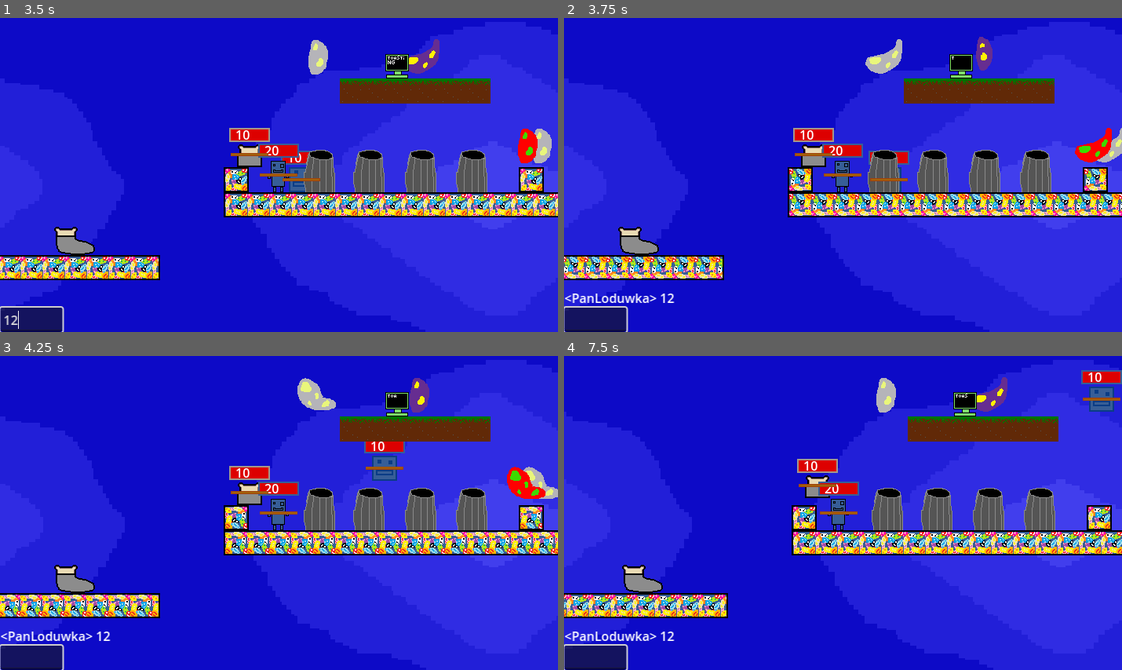
Above: before the commit, frames 1-4 (two rows, left to right).
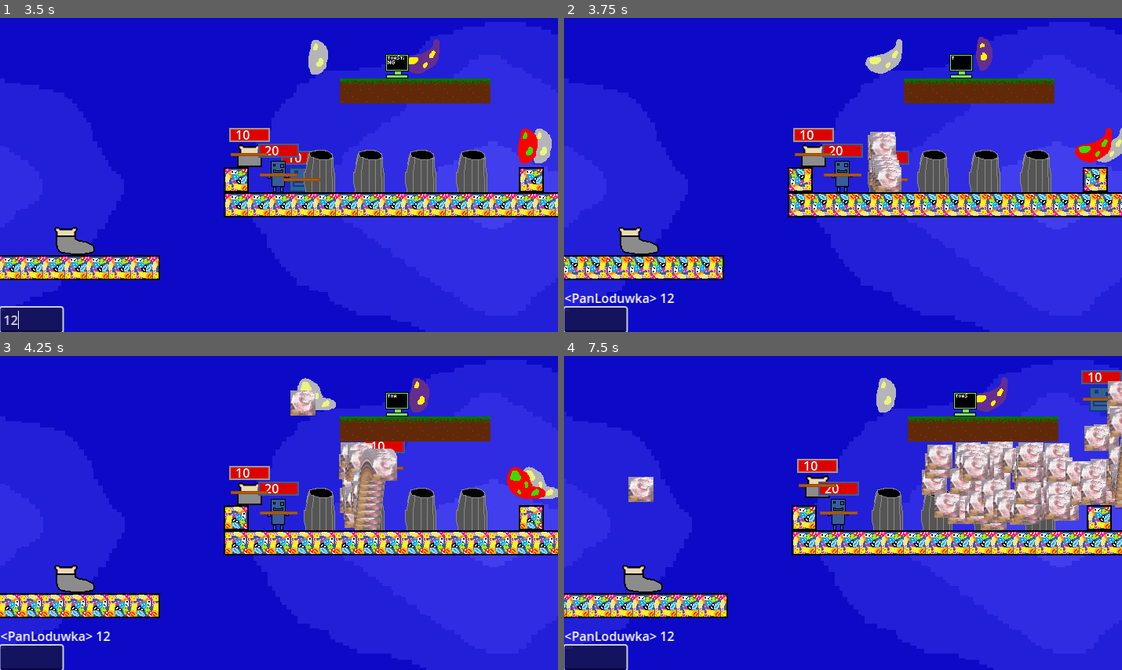
Above: after the commit, the same moments.

Repository: Ksawex4/Block-Jumper-Godot
Game: Godot game, scene res://Scenes/main_menu.tscn
Two runs of this game, one before a commit and one after it. Both use one fixed random seed, a clock stepped at 60 frames per second and the inputs below. Sound files missing from this copy of the repository are replaced by a short silence.
Inputs (mouse positions are in pixels of both pictures, inside the frame that each line leads up to):
- Up to frame 1 (3.5 s): click (33, 319) at 0.52 s; type "12" at 0.6 s; click (83, 156) at 1.25 s; click (78, 193) at 2 s; click (33, 319) at 2.77 s; type "12" at 2.85 s
- Up to frame 2 (3.75 s): tap Enter at 3.5 s; hold D from 3.53 s (still down); hold B from 3.53 s (still down)
- Up to frame 3 (4.25 s): keep holding D; keep holding B; tap W at 3.77 s
- Up to frame 4 (7.5 s): release B at 4.28 s; tap B at 4.35, 6.05 s; tap W at 4.52, 6.02, 6.77 s; release D at 5.03 s; hold A 5.03-5.78 s; hold B 5.03-5.78 s; tap J at 5.1 s; hold D 5.78-7.28 s; tap L at 5.85 s; hold B 6.53-7.28 s; tap I at 6.6 s; hold A from 7.28 s (still down); tap F at 7.35 s

Frame 1 is identical in both runs. In frame 2, 1.0% of the frame differs, in the area x 54-61%, y 36-56%; in frame 3, 2.6%; in frame 4, 9.2%, in the area x 11-100%, y 8-56%.

Commit message:
added Bouncy onurB

Diff:
--- /dev/null
+++ b/Scenes/Objects/bouncy_onurb.tscn
@@ -0,0 +1,17 @@
+[gd_scene load_steps=4 format=3 uid="uid://drblpgimtxb33"]
+
+[ext_resource type="Script" uid="uid://cthfqs5w5a4oh" path="res://Scripts/bouncy_onurb.gd" id="1_elovi"]
+[ext_resource type="Texture2D" uid="uid://dvh4pjq6wy4i7" path="res://Textures/Bouncy_onurB/Bouncy_onurB.png" id="2_rui0k"]
+
+[sub_resource type="RectangleShape2D" id="RectangleShape2D_iibyw"]
+size = Vector2(32, 32)
+
+[node name="Bouncy_onurB" type="CharacterBody2D"]
+collision_layer = 0
+script = ExtResource("1_elovi")
+
+[node name="Sprite2D" type="Sprite2D" parent="."]
+texture = ExtResource("2_rui0k")
+
+[node name="CollisionShape2D" type="CollisionShape2D" parent="."]
+shape = SubResource("RectangleShape2D_iibyw")
--- a/Scenes/Objects/smooth_camera.tscn
+++ b/Scenes/Objects/smooth_camera.tscn
@@ -11,6 +11,13 @@
 limit_right = 2147483647
 limit_bottom = 2147483647
 script = ExtResource("1_8ba7x")
+
+[node name="SpeedrunLabel" type="Label" parent="."]
+z_index = 2
+offset_left = -188.0
+offset_top = 149.0
+offset_right = -41.0
+offset_bottom = 202.0
 
 [node name="AchievementsLabel" type="RichTextLabel" parent="."]
 texture_filter = 1
--- a/Scripts/Global.gd
+++ b/Scripts/Global.gd
@@ -25,6 +25,10 @@
 var ChatInstantSend = 512
 var SolidBoxes = false
 var AchSound = "res://SoundEffects/souAch.wav"
+var timerF = 0
+var timerS = 0
+var timerM = 0
+var SpeedrunMode = false
 
 func _ready():
 	if FileAccess.file_exists("user://achievements.bj"):
@@ -33,14 +37,36 @@
 		Keys.LoadKeys()
 
 func _process(_delta: float) -> void:
+	if Input.is_action_just_pressed("SpeedrunTimerOn"):
+		timerF = 0
+		timerS = 0
+		timerM = 0
+		QuitToMenu()
+		playerAchievements = []
+		shownAchievements = []
+		SpeedrunMode = true
+
+
 	if Input.is_action_just_pressed("Quit"):
 		QuitToMenu()
 
 	if FencyHP <= 0 && PanLoduwkaHP <= 0 && ToastyHP <= 0:
 		QuitToMenu()
 
+	if Input.is_key_pressed(KEY_B):
+		var bouncy = load("res://Scenes/Objects/bouncy_onurb.tscn").instantiate()
+		if get_tree().current_scene.has_node("Fency"):
+			bouncy.position = get_tree().current_scene.get_node("Fency").position
+			get_tree().current_scene.add_child(bouncy)
+		elif get_tree().current_scene.has_node("PanLoduwka"):
+			bouncy.position = get_tree().current_scene.get_node("PanLoduwka").position
+			get_tree().current_scene.add_child(bouncy)
+		elif get_tree().current_scene.get_node("Toasty"):
+			bouncy.position = get_tree().current_scene.get_node("Toasty").position
+			get_tree().current_scene.add_child(bouncy)
+
 func QuitToMenu():
-	if get_tree().current_scene.scene_file_path != "res://Scenes/main_menu.tscn":
+	if get_tree().current_scene.scene_file_path != "res://Scenes/main_menu.tscn" or SpeedrunMode:
 		FencyHP = 10
 		ToastyHP = 10
 		PanLoduwkaHP = 20
--- a/Scripts/Player.gd
+++ b/Scripts/Player.gd
@@ -24,16 +24,6 @@
 		print(str(Global.loadPositionX))
 		print(str(Global.loadPositionY))
 		print(str(global_position))
-	if TOASTS.rigid && get_tree().current_scene.scene_file_path != "res://Scenes/main_menu.tscn":
-		var rigidMe = "res://Scenes/Objects/rigid" + who + ".tscn"
-		var object = load(rigidMe).instantiate()
-		object.global_position = global_position
-		object.linear_velocity = velocity
-		object.name = "rigid" + who
-		call_deferred("spawnChild", object)
-		if Global.FollowWho == who:
-			Global.FollowWho = "rigid" + who
-		queue_free()
 	$SolidsCollision.disabled = true
 	hasLeftAnimation = $AnimatedSprite2D.sprite_frames.has_animation("walkLeft")
 	$AnimatedSprite2D.play("default")
@@ -146,6 +136,3 @@
 	left = Keys.get(letters + "Left")
 	right = Keys.get(letters + "Right")
 	jump = Keys.get(letters + "Jump")
-
-func spawnChild(object):
-	get_tree().current_scene.add_child(object)
--- /dev/null
+++ b/Scripts/bouncy_onurb.gd
@@ -0,0 +1,18 @@
+extends CharacterBody2D
+
+var Speed = 90
+var direction = 1
+var wallCooldown = 0.0
+
+func _process(delta: float) -> void:
+	if !is_on_floor():
+		velocity.y += Global.Gravity
+	if is_on_floor():
+		velocity.y = -randi_range(40,450)
+	velocity.x = Speed * direction
+	if is_on_wall() && wallCooldown <= 0.0:
+		wallCooldown = 0.2
+		direction *= -1
+	if wallCooldown > 0.0:
+		wallCooldown -= 0.1
+	move_and_slide()
--- a/Scripts/main_menu_buttons.gd
+++ b/Scripts/main_menu_buttons.gd
@@ -16,7 +16,7 @@
 
 func _on_load_button_pressed() -> void:
 	var scene
-	if FileAccess.file_exists("user://save.bj"):
+	if FileAccess.file_exists("user://save.bj") && !Global.SpeedrunMode:
 		var file = FileAccess.open("user://save.bj", FileAccess.READ)
 		var jsonString = file.get_as_text()
 		var data = JSON.parse_string(jsonString)
--- a/Scripts/smooth_camera.gd
+++ b/Scripts/smooth_camera.gd
@@ -7,6 +7,22 @@
 var Debug = false
 
 func _process(_delta: float) -> void:
+	if Global.SpeedrunMode:
+		var timer
+		Global.timerF += 1
+		if Global.timerF >= 60:
+			Global.timerS += 1
+			Global.timerF -= 60
+		if Global.timerS >= 60:
+			Global.timerM += 1
+			Global.timerS -= 60
+		if Global.timerF >= 1 or Global.timerS >= 1:
+			timer = str(Global.timerS) + ":" + str(Global.timerF)
+		if Global.timerM >= 1:
+			timer = str(Global.timerM) + ":" + str(Global.timerS) + ":" + str(Global.timerF)
+		if !Global.playerAchievements.size() >= 5:
+			$SpeedrunLabel.text = timer
+
 	if Debug && !$DebugLabel.visible:
 		$DebugLabel.visible = true
 	elif !Debug && $DebugLabel.visible:
--- a/project.godot
+++ b/project.godot
@@ -12,6 +12,7 @@
 
 config/name="Block Jumper"
 config/version="0.0.0.1"
+config/tags=PackedStringArray("big", "game")
 run/main_scene="uid://bfqojctd5pm0c"
 config/features=PackedStringArray("4.4", "GL Compatibility")
 config/icon="uid://i1s5i5evseoc"
@@ -65,6 +66,10 @@
 "events": [Object(InputEventKey,"resource_local_to_scene":false,"resource_name":"","device":-1,"window_id":0,"alt_press …(195 unchanged characters)…
 ]
 }
+SpeedrunTimerOn={
+"deadzone": 0.2,
+"events": []
+}
 
 [layer_names]
 
Not shown, added: Scripts/bouncy_onurb.gd.uid
Binary file added: Textures/Bouncy_onurB/Bouncy_onurB.png
Not shown, added: Textures/Bouncy_onurB/Bouncy_onurB.png.import
